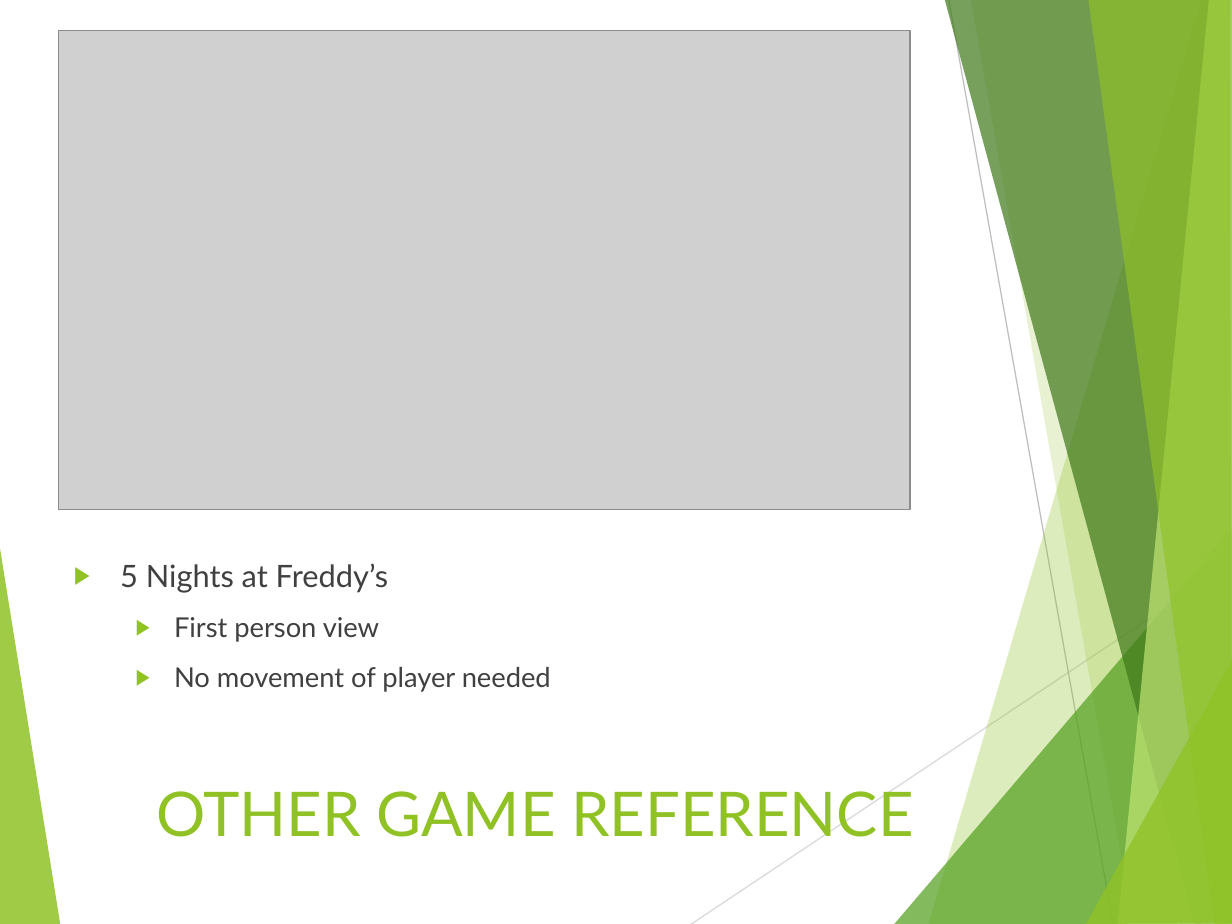
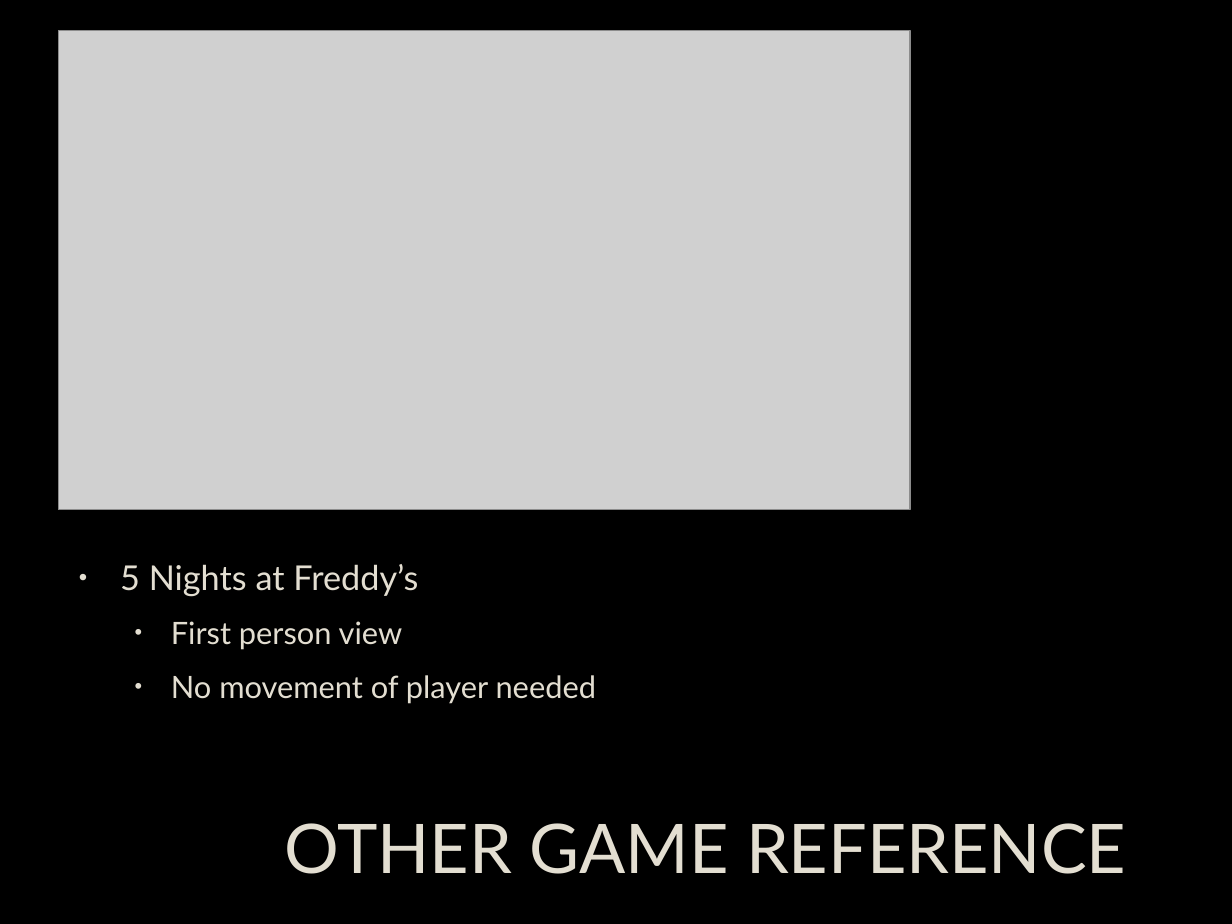
Before and after one commit to AdamReyes/apc-softdev-gd121mi12205, a slide deck: slide 8 of documentation/Apothecary_v2.pptx. Drawn at 1232x924 pixels with LibreOffice and Linux fonts; fonts in the diff are those of the drawing; grey boxes stand for pictures; background and template pictures are left out. Boxes give left, top, right and bottom in pixels: in the first picture for what was removed or moved away, otherwise in the second. Text is boxed around its words. In the diff, an @@ line names an element or a change of style, - is before the commit and + after.

```diff
--- a/documentation/Apothecary_v2.pptx
+++ b/documentation/Apothecary_v2.pptx
@@ background #FFFFFF to picture (left out) @@
@@ text "5 Nights at Freddy’s" at <box>120,564,596,704</box>: size 18 to 20 pt in "5 Nights at Freddy’s"; text colour #404040 to #E3DED1, letter outline none to #404040 0.75 pt; size 16 to 18 pt in "First person view", "No movement of player needed"; bullet ▶ to •; bullet colour #90C226 to #E3DED1 @@
@@ group removed at <box>0,0,1232,924</box>: 8 freeform shapes, 2 lines @@
@@ title "OTHER GAME REFERENCE" at <box>285,823,1126,874</box>: size 36 to 40 pt, text colour #90C226 to #E3DED1, letter outline none to #404040 0.75 pt; alignment left to centre; vertical alignment top to middle @@
```
Also in this commit, not shown: 6 other slides changed, 7 slides added, 2 slides removed, 1 other file.
